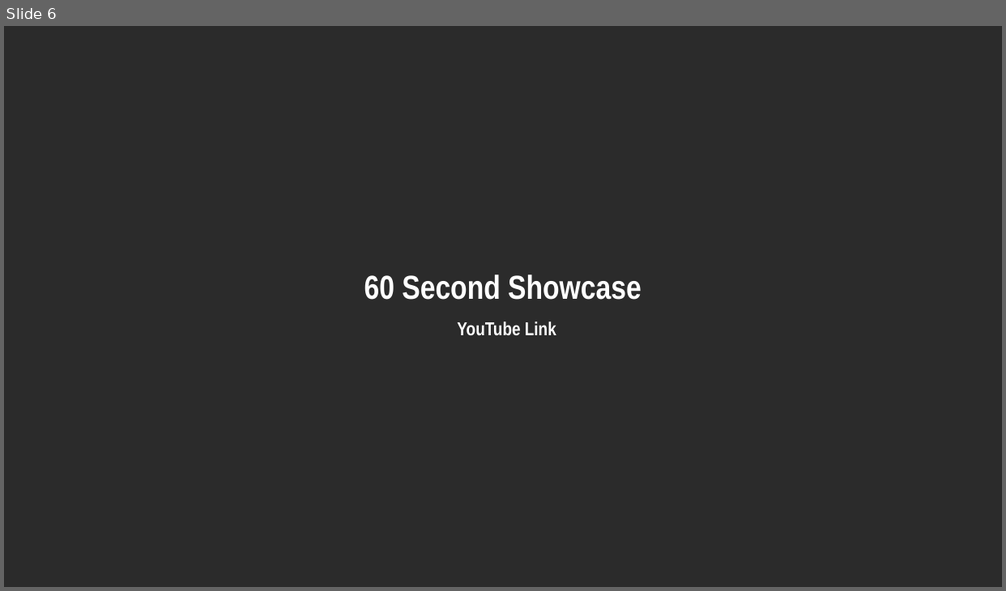
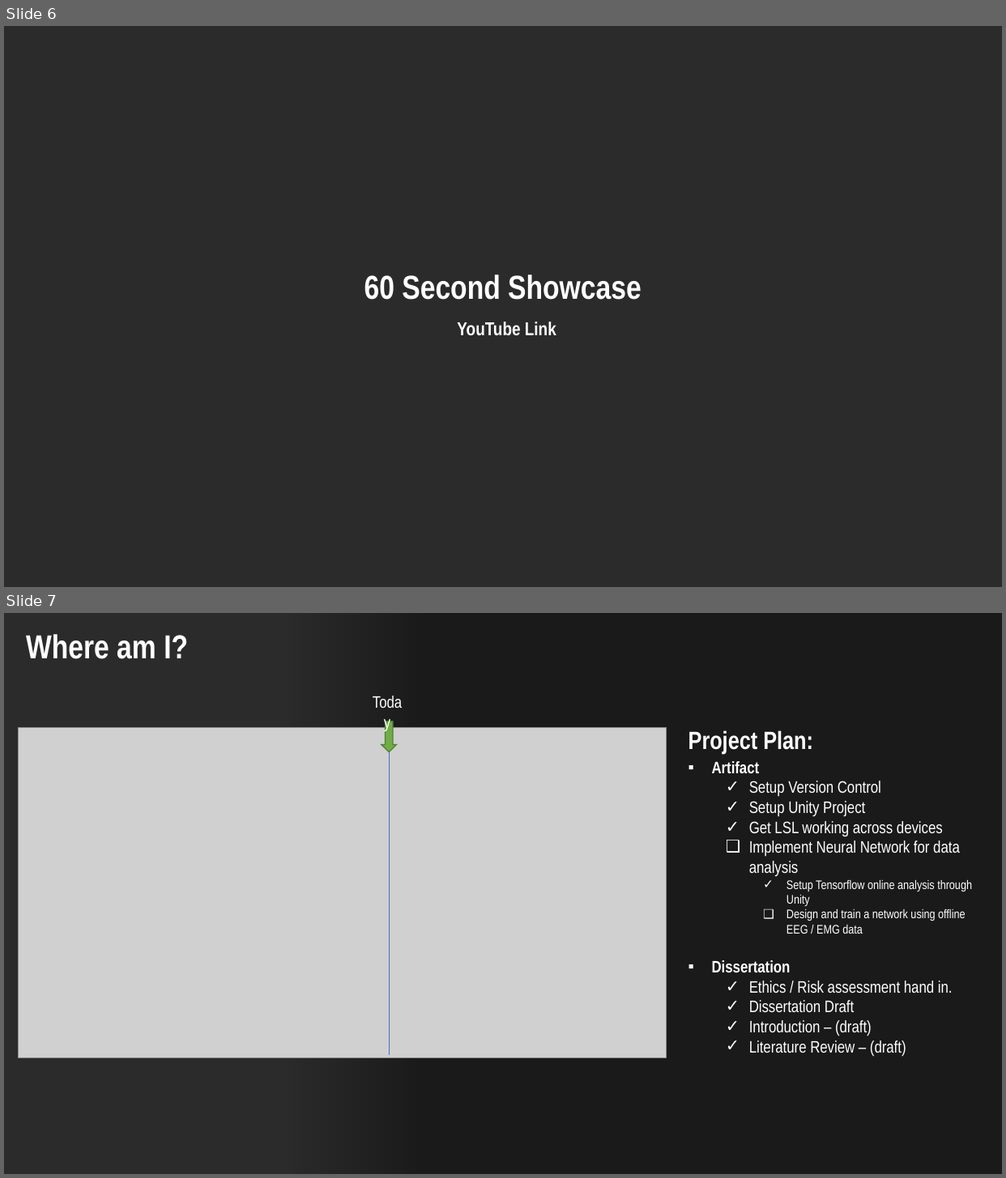
Before and after one commit to Keiishkii/Final-Year-Project, a slide deck: - Presentations/Final Year Project - Progress Presentation.pptx. Shown one above the other, each under a label of ours: slide 6 before the commit, slides 6 and 7 after it. The pictures are 1006x591 and 1006x1178 pixels, drawn with LibreOffice and Linux fonts; fonts in the diff are those of the drawing; grey boxes stand for pictures; background and template pictures are left out; a plain dark background stands for a picture behind light text. Boxes give left, top, right and bottom in pixels: in the first picture for what was removed or moved away, otherwise in the second. Text is boxed around its words. In the diff, an @@ line names an element or a change of style, - is before the commit and + after.

Commit message:
Dissertation intro draft finished - power point also about 50%

```diff
--- a/- Presentations/Final Year Project - Progress Presentation.pptx
+++ b/- Presentations/Final Year Project - Progress Presentation.pptx
@@ slide 7 added at [4,613,1002,1174], background picture (left out) @@
@@ text added at [26,634,188,659], 32 pt, text #FFFFFF, bold @@
+Where am I?
@@ rectangle added at [288,613,1002,1174], fill gradient #000000 @@
@@ text added at [364,688,411,716], 16 pt, text #FFFFFF @@
+Today
@@ picture added at [19,728,667,1059] @@
@@ up arrow added at [381,722,396,752], fill #70AD47, outline #538035 1 pt @@
@@ text added at [688,730,972,1056], 16 pt, text #FFFFFF @@
+Project Plan:
+▪ Artifact
+  ✓ Setup Version Control
+  ✓ Setup Unity Project
+  ✓ Get LSL working across devices
+  ❑ Implement Neural Network for data analysis
+    ✓ Setup Tensorflow online analysis through Unity
+    ❑ Design and train a network using offline EEG / EMG data
+▪ Dissertation
+  ✓ Ethics / Risk assessment hand in.
+  ✓ Dissertation Draft
+  ✓ Introduction – (draft)
+  ✓ Literature Review – (draft)
@@ line added from (389, 746) to (389, 1055), #4472C4 0.5 pt @@
```
Also in this commit, not shown: 3 slides changed, 2 other slides added, 3 slides removed, 9 other files.
